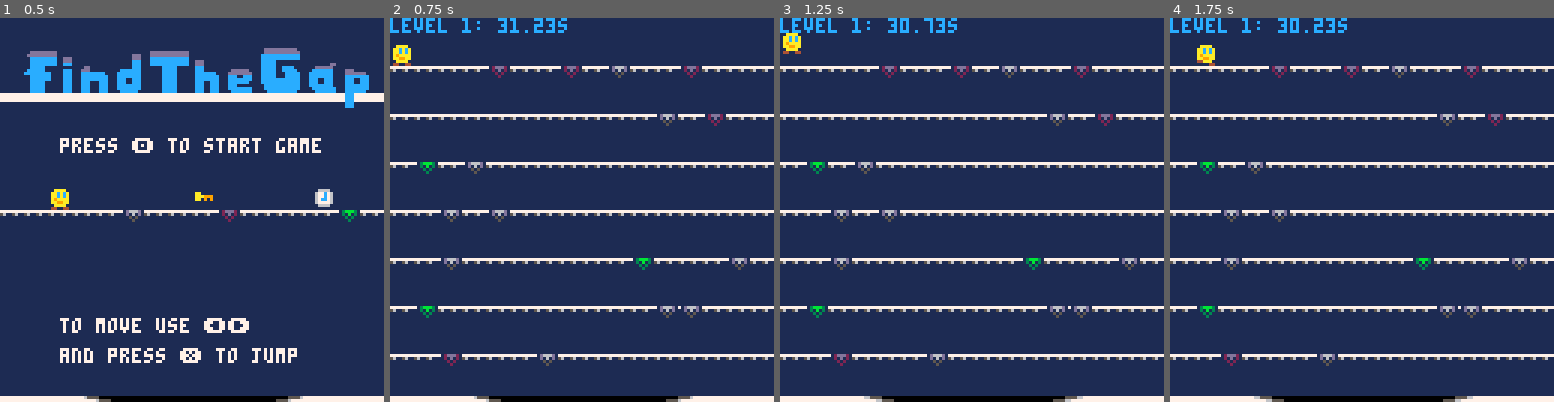
Above: before the commit, frames 1-4 (left to right).
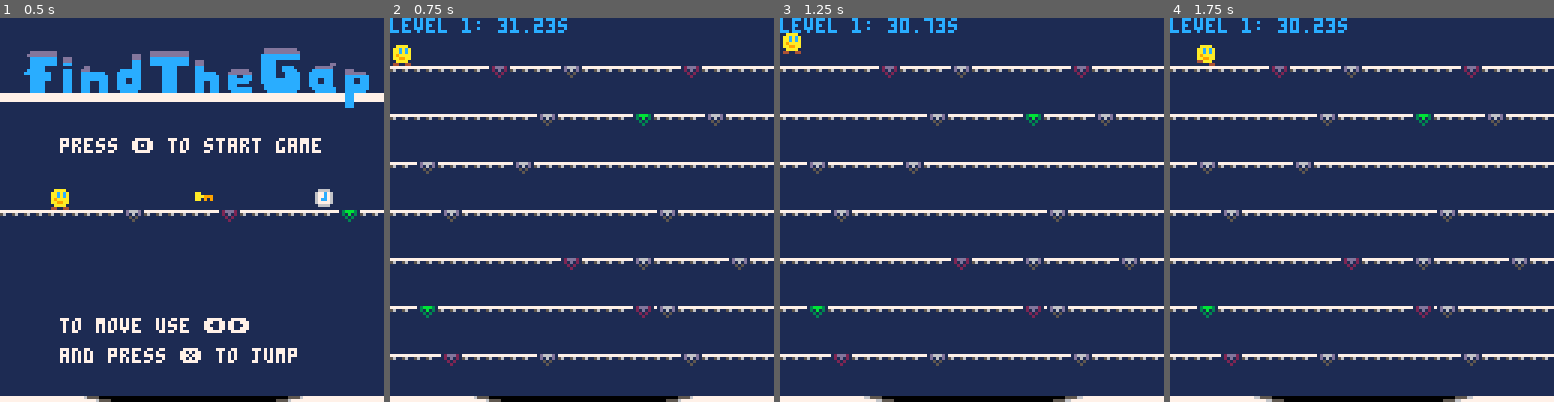
Above: after the commit, the same moments.

Repository: broquaint/pico8-carts
Game: PICO-8 cartridge firstone.p8
Same seed, same stepped clock (60 frames per second), same inputs: the game is played once before the commit and once after it.
Inputs:
- Up to frame 1 (0.5 s): tap X (X key) at 0.33 s
- Up to frame 2 (0.75 s): tap O (Z key) at 0.7 s
- Up to frame 3 (1.25 s): tap X (X key) at 1.07 s
- Up to frame 4 (1.75 s): hold Right from 1.6 s (still down); tap O (Z key) at 1.7 s

Frame 1 is identical in both runs. In frame 2, 1.5% of the frame differs, in the area x 7-87%, y 12-91%; in frame 3, 1.5%; in frame 4, 1.5%.

Commit message:
Small tweaks, gameplay sharpening if you will
Fewer gaps, 4 isn't interesting.
Ditto 3 rather than 4 keys.
Fix time extend to not appear on the final floor.
Shorter time extend, as 2 time extends would generally be a gimme.

Diff:
--- a/firstone.p8
+++ b/firstone.p8
@@ -76,7 +76,7 @@
       return { x1, x1 + 8, gapspr[randn(#gapspr)] }
    end
    for iy=1,7 do
-      local gapcount = randn(3)
+      local gapcount = randn(2)
       local gaps = {}
       for idx=1,gapcount do
          -- Jam the gap sprite onto the position.
@@ -226,17 +226,17 @@
                if(level > 1 and floor < 8 and randn(10) < level) then
                   floor_locked = true
                   key_at = {}
-                  for _=1,min(4,ceil(randn(level)/4)) do
+                  for _=1,min(3,ceil(randn(level)/4)) do
                      add(key_at, find_free_tile(key_at, tile_gen))
                   end
-                  printh("Keys at: " .. arr_to_str(key_at))
+                  -- printh("Keys at: " .. arr_to_str(key_at))
                   sfx(5)
                else
                   floor_locked = false
                end
 
                timer_max = min(flr(floor/5), 2)
-               if(floor < 8 and level > 5 and randn(15) < level and timers_seen < timer_max) then
+               if(floor < 7 and level > 5 and randn(15) < level and timers_seen < timer_max) then
                   timers_seen += 1
                   timer_at = find_free_tile(key_at, tile_gen)
                end
@@ -270,7 +270,7 @@
 
          if(#timer_at > 0 and (x + 6) > timer_at[1] and x < (timer_at[1] + 6)) then
             timer_at = {}
-            extra_time += 5
+            extra_time += 3
             sfx(7)
          end
       end
